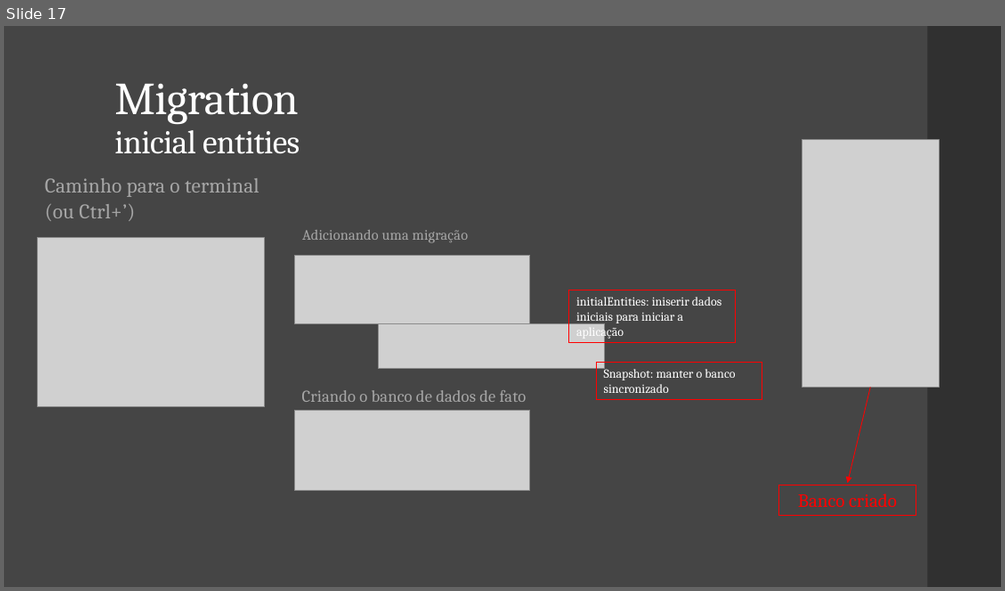
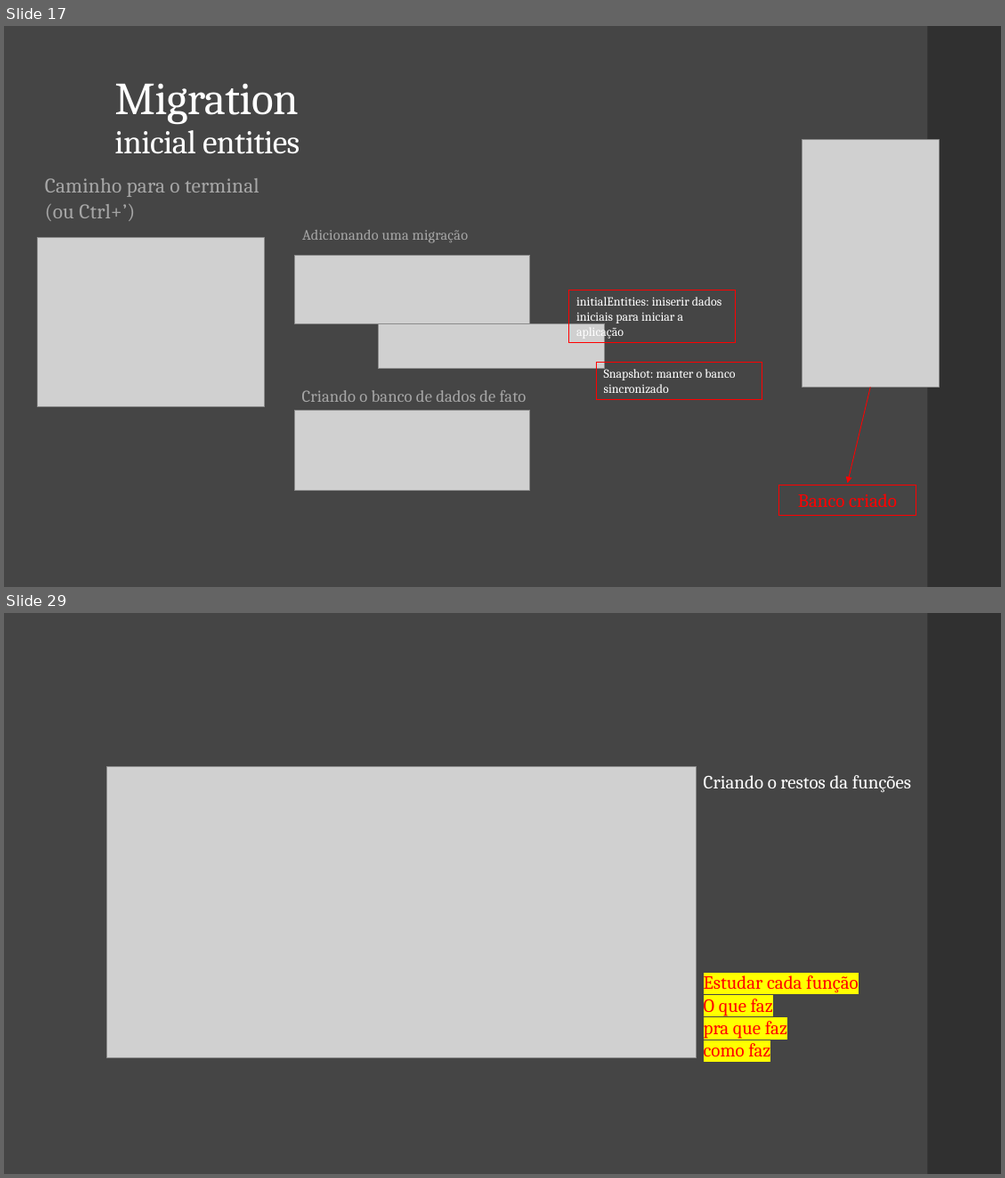
Before and after one commit to Filipe-Alexandre/TIPI04, a slide deck: aulas/saida-02-Back-end/Csharp/DocumentacaoMVC.pptx. Shown one above the other, each under a label of ours: slide 17 before the commit, slides 17 and 29 after it; the slides between them are not shown. The pictures are 1005x591 and 1005x1178 pixels, drawn with LibreOffice and Linux fonts; fonts in the diff are those of the drawing; grey boxes stand for pictures. Boxes give left, top, right and bottom in pixels: in the first picture for what was removed or moved away, otherwise in the second. Text is boxed around its words. In the diff, an @@ line names an element or a change of style, - is before the commit and + after.

```diff
--- a/aulas/saida-02-Back-end/Csharp/DocumentacaoMVC.pptx
+++ b/aulas/saida-02-Back-end/Csharp/DocumentacaoMVC.pptx
@@ slide 29 added at [4,613,1001,1174], background #454545; not listed: 1 template element that a slide beside it also shows @@
@@ picture added at [107,767,696,1058] @@
@@ text added at [704,775,911,792], 18 pt, text #FFFFFF @@
+Criando o restos da funções
@@ text added at [704,972,858,1056], 18 pt, text #FF0000 @@
+Estudar cada função
+O que faz
+pra que faz
+como faz
```
Also in this commit, not shown: 12 other slides added.
